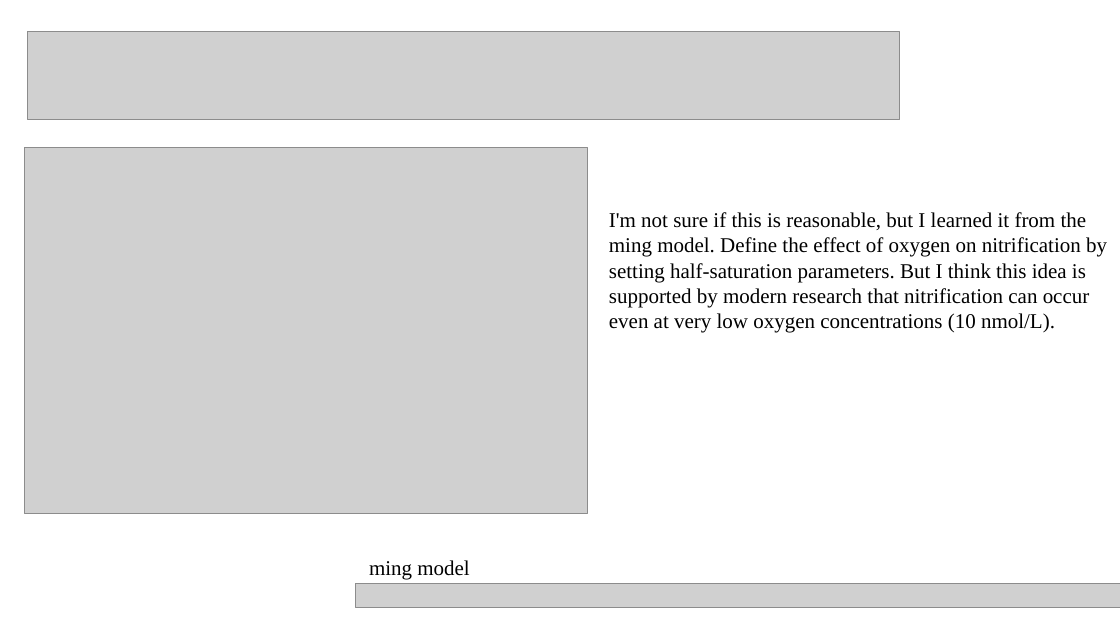
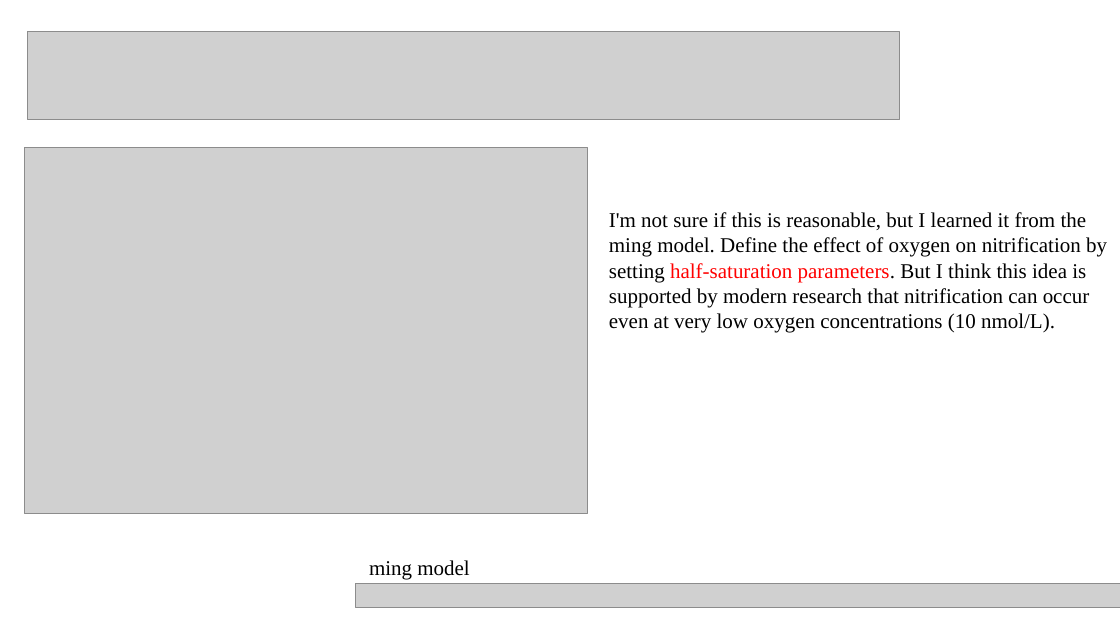
Before and after one commit to Li-Ma04/Practice, a slide deck: slide 5 of Model modification.pptx. Drawn at 1120x630 pixels with LibreOffice and Linux fonts; fonts in the diff are those of the drawing; grey boxes stand for pictures. Boxes give left, top, right and bottom in pixels: in the first picture for what was removed or moved away, otherwise in the second. Text is boxed around its words. In the diff, an @@ line names an element or a change of style, - is before the commit and + after.

```diff
--- a/Model modification.pptx
+++ b/Model modification.pptx
@@ text "I'm not sure if this ..." at [609,212,1107,333]: text colour #000000 to #FF0000 in "half-saturation parameters." @@
```
Also in this commit, not shown: 17 other files.
